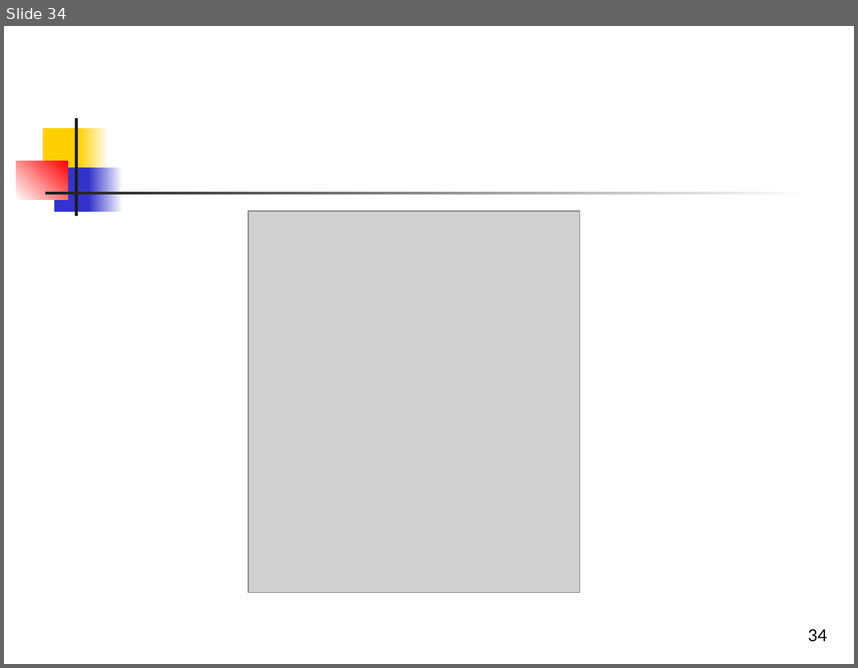
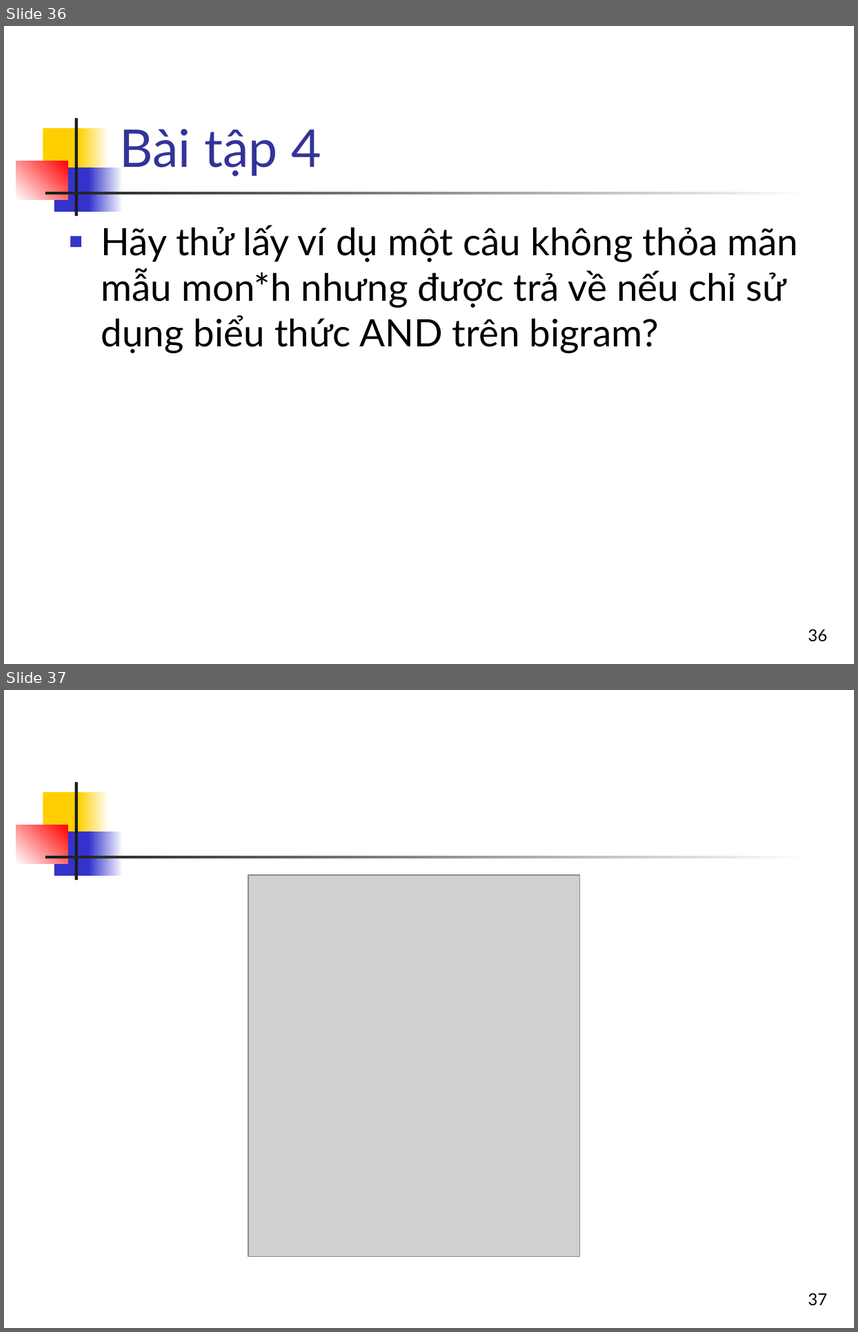
Before and after one commit to nguyenkhanhthien/IT4853, a slide deck: Bài 3 Từ truy vấn và chỉ mục tra từ.ppt. Shown one above the other, each under a label of ours: slide 34 before the commit, slides 36 and 37 after it. The pictures are 858x668 and 858x1332 pixels, drawn with LibreOffice and Linux fonts; fonts in the diff are those of the drawing; grey boxes stand for pictures. Boxes give left, top, right and bottom in pixels: in the first picture for what was removed or moved away, otherwise in the second. Text is boxed around its words. In the diff, an @@ line names an element or a change of style, - is before the commit and + after.

```diff
--- a/Bài 3 Từ truy vấn và chỉ mục tra từ.ppt
+++ b/Bài 3 Từ truy vấn và chỉ mục tra từ.ppt
@@ slide 36 added at bbox=[4, 26, 854, 664], background #FFFFFF; not listed: 7 template elements that a slide beside it also shows @@
@@ title added at bbox=[119, 129, 321, 176], 44 pt, text #333399 @@
+Bài tập 4
@@ text added at bbox=[101, 225, 798, 353], 32 pt, text #000000 @@
+■ Hãy thử lấy ví dụ một câu không thỏa mãn mẫu mon*h nhưng được trả về nếu chỉ sử dụng biểu thức AND trên bigram?
@@ page number added at bbox=[808, 628, 827, 641], 14 pt, text #000000 @@
+36
@@ what was slide 34 is now slide 37 @@
@@ page number at bbox=[808, 1292, 827, 1305]: text changed @@
-34
+37
```
Also in this commit, not shown: 3 slides changed, 2 other slides added.
